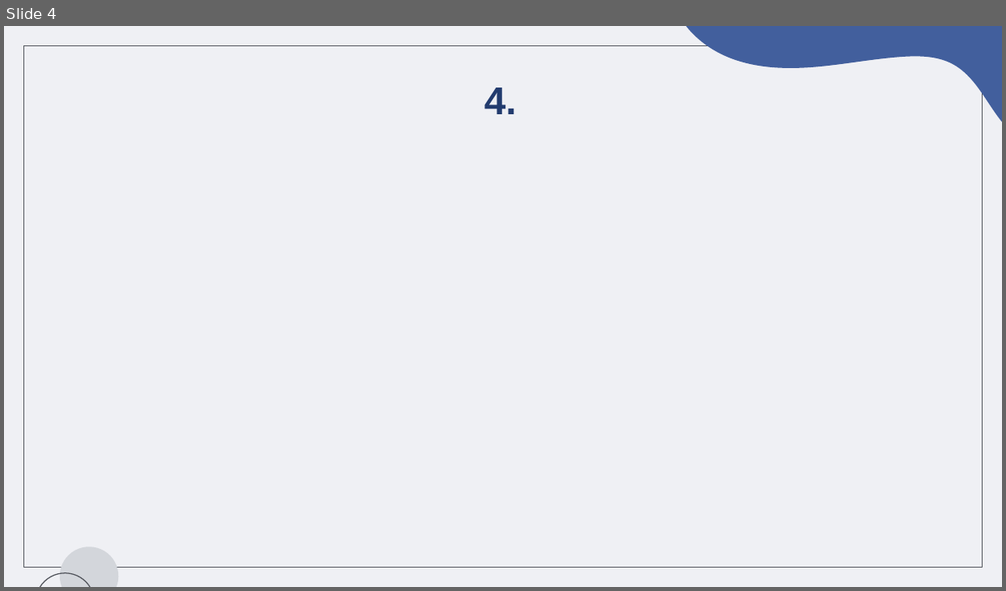
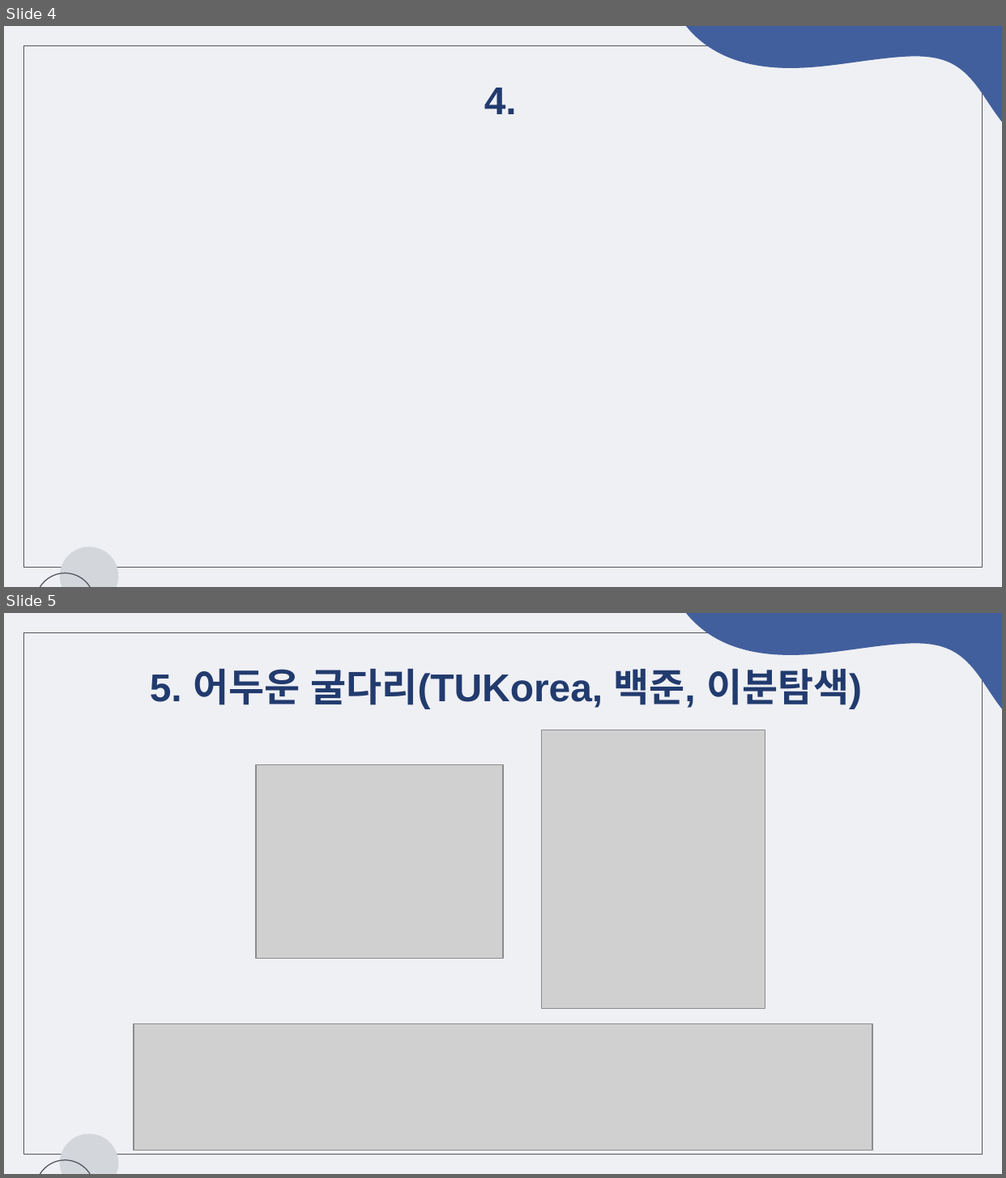
Before and after one commit to chaeeun-dev/CodingTest, a slide deck: 문제해결프로그래밍_숙제/제출용/숙제5_2022182035.pptx. Shown one above the other, each under a label of ours: slide 4 before the commit, slides 4 and 5 after it. The pictures are 1006x591 and 1006x1178 pixels, drawn with LibreOffice and Linux fonts; fonts in the diff are those of the drawing; grey boxes stand for pictures. Boxes give left, top, right and bottom in pixels: in the first picture for what was removed or moved away, otherwise in the second. Text is boxed around its words. In the diff, an @@ line names an element or a change of style, - is before the commit and + after.

```diff
--- a/문제해결프로그래밍_숙제/제출용/숙제5_2022182035.pptx
+++ b/문제해결프로그래밍_숙제/제출용/숙제5_2022182035.pptx
@@ slide 5 added at bbox=[4, 613, 1002, 1174], background #EFF0F4; not listed: 4 template elements that a slide beside it also shows @@
@@ title added at bbox=[150, 668, 862, 709], 28 pt, text #223B6E, bold @@
+5. 어두운 굴다리(TUKorea, 백준, 이분탐색)
@@ picture added at bbox=[542, 730, 765, 1008] @@
@@ picture added at bbox=[255, 764, 503, 958] @@
@@ picture added at bbox=[134, 1024, 872, 1151] @@
```
Also in this commit, not shown: 1 other slide added, 4 slides removed, 8 other files.
